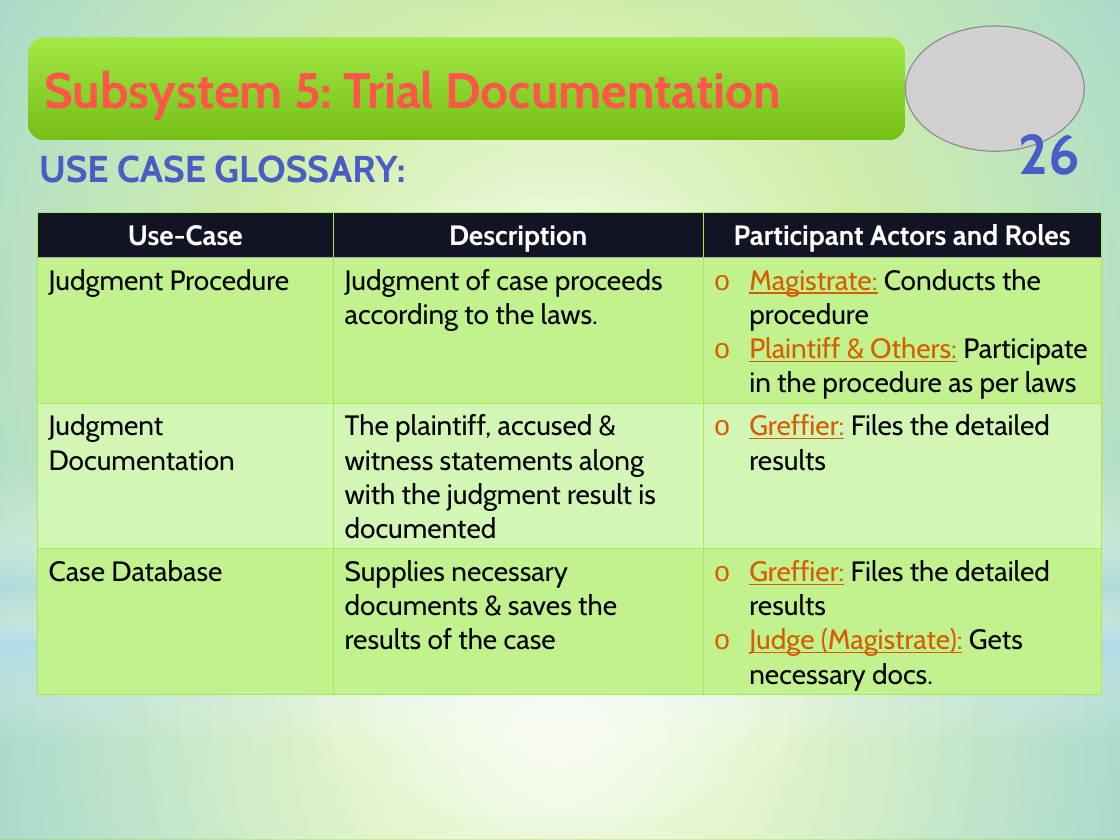
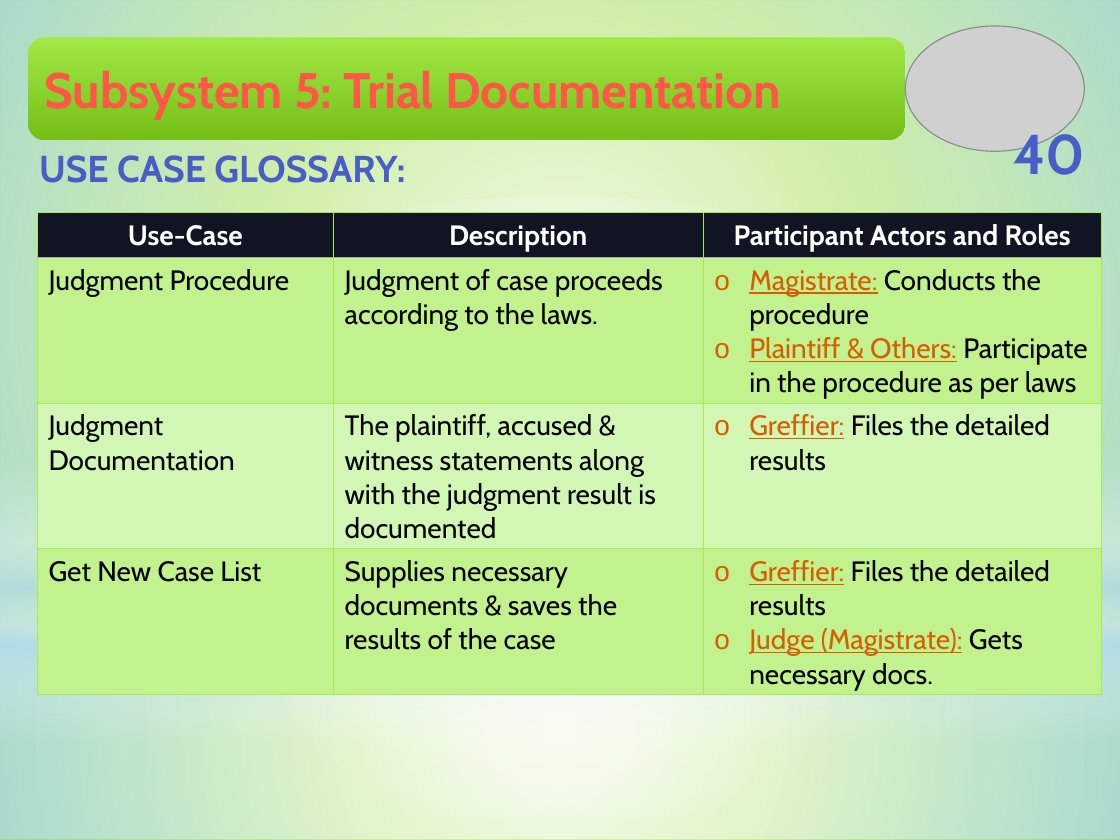
Before and after one commit to Touhid18/CSE308-Management_of_Judicial_System-1005009_1005014_1005018_1005023_1005029, a slide deck: slide 40 of final/2_Use_Case.pptx (slide 26 before the commit). Drawn at 1120x840 pixels with LibreOffice and Linux fonts; fonts in the diff are those of the drawing; grey boxes stand for pictures. Boxes give left, top, right and bottom in pixels: in the first picture for what was removed or moved away, otherwise in the second. Text is boxed around its words. In the diff, an @@ line names an element or a change of style, - is before the commit and + after.

```diff
--- a/final/2_Use_Case.pptx
+++ b/final/2_Use_Case.pptx
@@ page number at <box>1013,126,1085,175</box>: text changed @@
-26
+40
@@ table at <box>37,213,1101,728</box> @@
-row 4, column 1: Case Database
+row 4, column 1: Get New Case List
```
Also in this commit, not shown: 6 other slides changed, 17 slides added, 1 slide removed, 7 other files.
